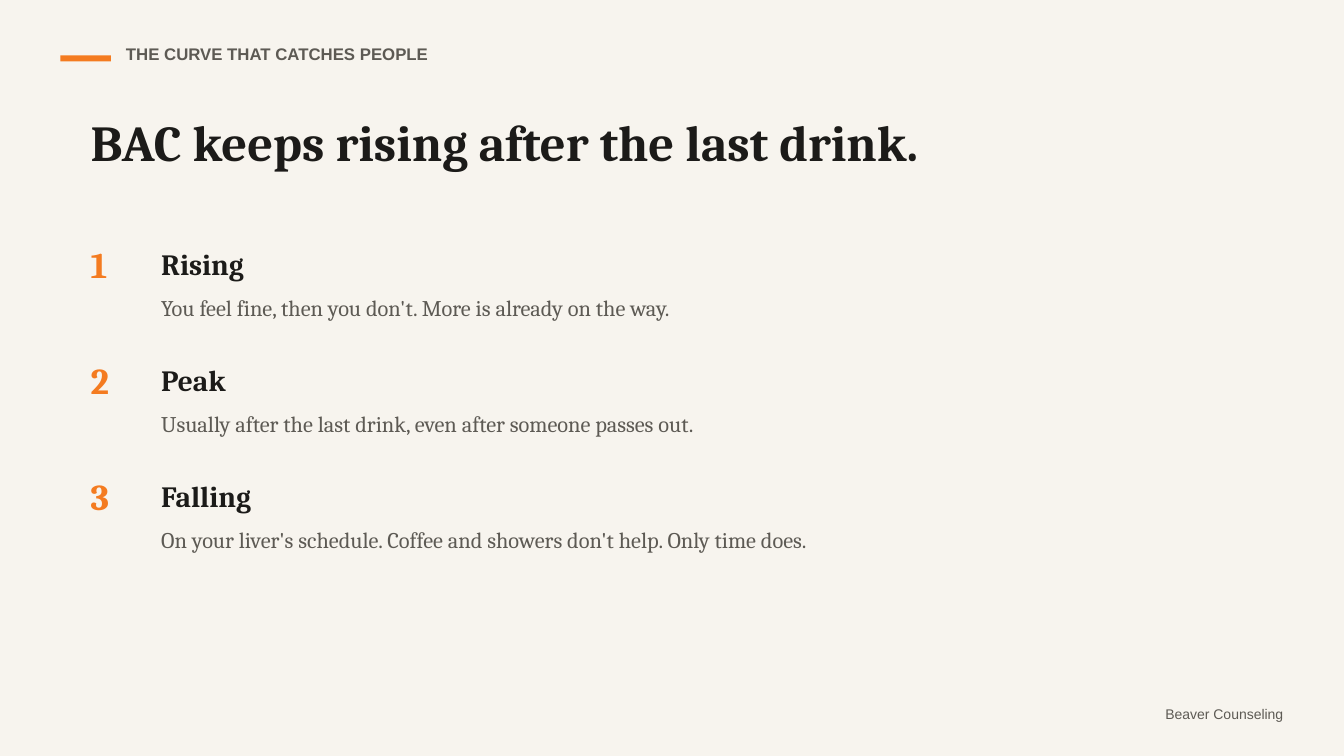
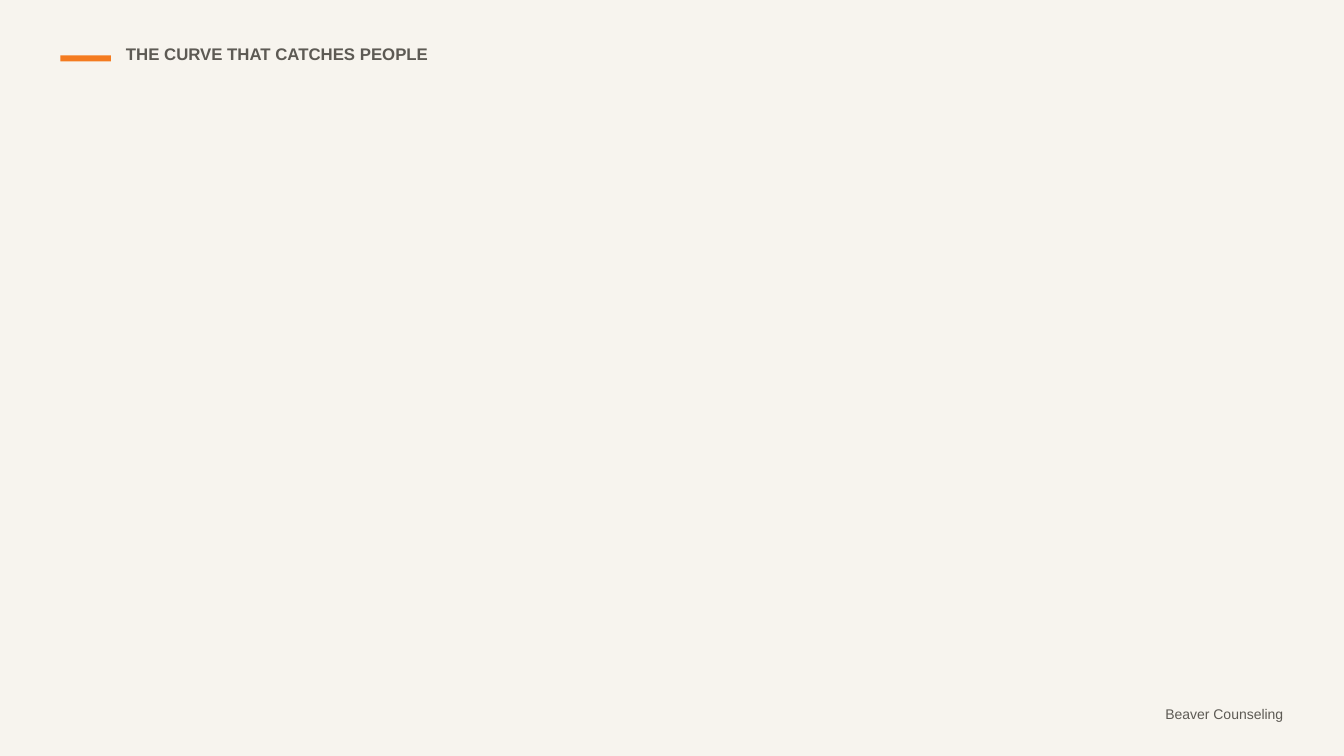
Before and after one commit to rmwtoolkit/bcds-toolkit, a slide deck: slide 4 of decks/launch-party-smart-lesson-v2.pptx (slide 3 before the commit). Drawn at 1344x756 pixels with LibreOffice and Linux fonts; fonts in the diff are those of the drawing; background and template pictures are left out. Boxes give left, top, right and bottom in pixels: in the first picture for what was removed or moved away, otherwise in the second. Text is boxed around its words. In the diff, an @@ line names an element or a change of style, - is before the commit and + after.

```diff
--- a/decks/launch-party-smart-lesson-v2.pptx
+++ b/decks/launch-party-smart-lesson-v2.pptx
@@ text removed at bbox=[91, 125, 918, 172] @@
-BAC keeps rising after the last drink.
@@ text removed at bbox=[91, 253, 108, 278] @@
-1
@@ text removed at bbox=[161, 254, 669, 321] @@
-Rising
-You feel fine, then you don't. More is already on the way.
@@ text removed at bbox=[91, 369, 109, 394] @@
-2
@@ text removed at bbox=[161, 370, 693, 437] @@
-Peak
-Usually after the last drink, even after someone passes out.
@@ text removed at bbox=[91, 485, 109, 511] @@
-3
@@ text removed at bbox=[161, 486, 807, 553] @@
-Falling
-On your liver's schedule. Coffee and showers don't help. Only time does.
```
Also in this commit, not shown: 9 other slides changed, 17 slides added, 2 slides removed, 14 other files.
